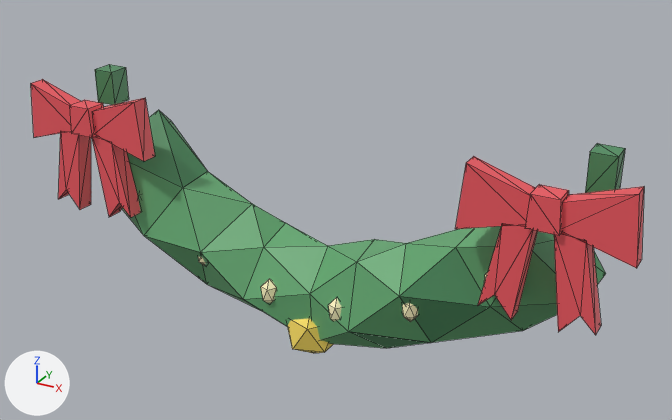
Two versions of the glTF model GYM ARC/Art/WallDecor/Garland.glb, one commit apart.
One viewpoint serves both versions: a 50 mm lens placed at (0.876, -1.454, 0.61), pointed at (0.067, 0.018, -0.126). Arrows for +X, +Y and +Z are at lower left; the lights stay in place. The picture after the commit comes second. Mesh edges are drawn as thin lines. Vertices at exactly the same position are counted once.

Objects in the first picture: 'Bulbs', 'Gold', 'Pine', 'PineDark', 'Red'.
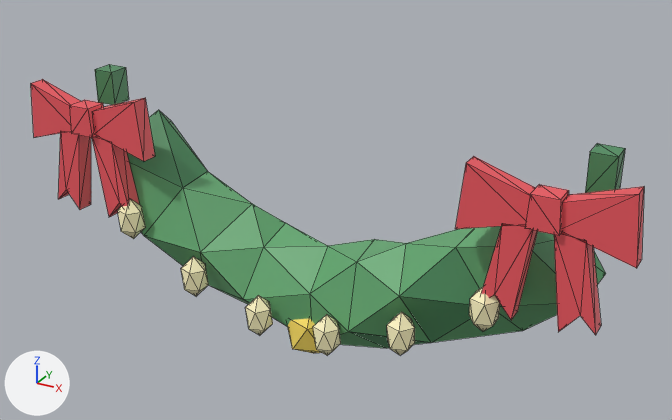
What differs and where, as boxes [x1, y1, x2, y2] in the pictures (672 x 420 px; the box of a moved part takes in the faces that stretch with it):
'Bulbs', reshaped (9% wider, 22% taller): before [139, 194, 488, 322]; after [118, 199, 500, 355]
part 1 of me_garland_bulbs, moved or reshaped (not visible before): after [118, 199, 146, 239]
part 2 of me_garland_bulbs, moved or reshaped: before [198, 257, 205, 266]; after [181, 256, 209, 296]
part 3 of me_garland_bulbs, moved or reshaped: before [261, 279, 277, 303]; after [245, 295, 273, 335]
part 4 of me_garland_bulbs, moved or reshaped: before [328, 298, 341, 321]; after [313, 315, 341, 355]
part 5 of me_garland_bulbs, moved or reshaped: before [402, 303, 418, 322]; after [387, 312, 415, 355]
part 6 of me_garland_bulbs, moved or reshaped (mostly hidden before): before [484, 272, 488, 283]; after [469, 287, 500, 331]

The change, as a list of edits to the scene's bpy script:
```text
Change me_garland_bulbs:
    used by ob_bulbs; location = (0.0, 0.0, 0.0)
    remove me_garland_bulbs.from_pydata(...)  # 72 vertices, 120 faces; spans x -0.36..0.446, y -0.091..-0.058, z -0.321..-0.118
    add me_garland_bulbs.from_pydata(...)  # 72 vertices, 120 faces; spans x -0.37..0.455, y -0.14..-0.089, z -0.371..-0.136
    me_garland_bulbs part 1: the loose piece of 12 vertices spanning x -0.36..-0.326, y -0.091..-0.058, z -0.177..-0.118 is scaled about its middle by 1.56, then moved by (0.0, -0.04, -0.034)
    me_garland_bulbs part 2: the loose piece of 12 vertices spanning x -0.206..-0.171, y -0.091..-0.058, z -0.273..-0.214 is scaled about its middle by 1.56, then moved by (0.0, -0.04, -0.034)
    me_garland_bulbs part 3: the loose piece of 12 vertices spanning x -0.052..-0.017, y -0.091..-0.058, z -0.321..-0.262 is scaled about its middle by 1.56, then moved by (0.0, -0.04, -0.034)
    me_garland_bulbs part 4: the loose piece of 12 vertices spanning x 0.103..0.137, y -0.091..-0.058, z -0.321..-0.262 is scaled about its middle by 1.56, then moved by (0.0, -0.04, -0.034)
    me_garland_bulbs part 5: the loose piece of 12 vertices spanning x 0.257..0.292, y -0.091..-0.058, z -0.273..-0.214 is scaled about its middle by 1.56, then moved by (0.0, -0.04, -0.034)
    me_garland_bulbs part 6: the loose piece of 12 vertices spanning x 0.411..0.446, y -0.091..-0.058, z -0.177..-0.118 is scaled about its middle by 1.56, then moved by (0.0, -0.04, -0.034)
```
